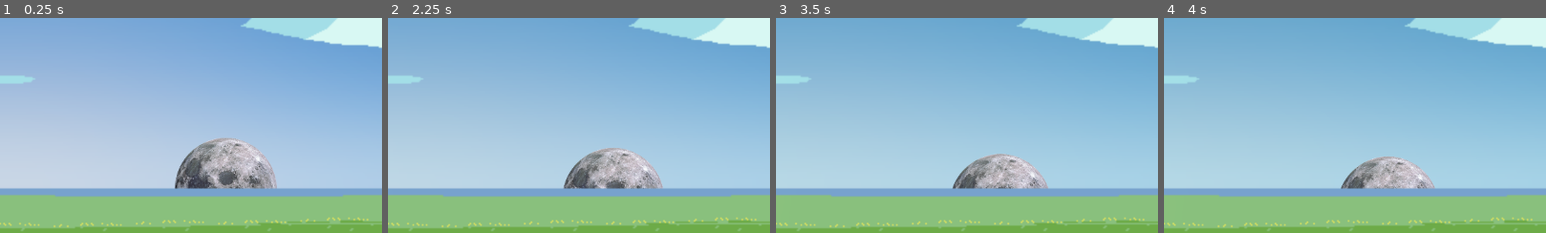
Above: before the commit, frames 1-4 (left to right).
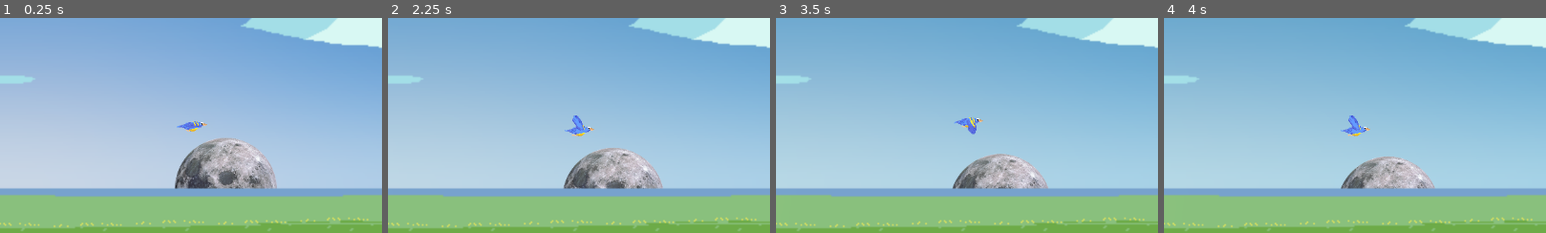
Above: after the commit, the same moments.

Repository: Wavesonics/BabyGame
Game: Godot game, scene res://main.tscn
Two runs of this game, one before a commit and one after it. Both use one fixed random seed, a clock stepped at 60 frames per second and the inputs below.
Inputs:
- Up to frame 1 (0.25 s): no input
- Up to frame 2 (2.25 s): no input
- Up to frame 3 (3.5 s): no input
- Up to frame 4 (4 s): no input
The pictures show only the part of the screen within x 46-96%, y 22-72%; the shares and areas given below are measured in that part.

The runs differ from the first frame. In frame 1, 0.2% of the frame differs, in the area x 46-55%, y 48-53%; in frame 2, 0.3%, in the area x 46-54%, y 45-56%; in frame 3, 0.3%; in frame 4, 0.3%.

Commit message:
Added a bird!

Diff:
--- /dev/null
+++ b/entities/bird/Bird.gd
@@ -0,0 +1,43 @@
+extends CharacterBody2D
+
+@onready
+var sprite: AnimatedSprite2D = $AnimatedSprite2D
+@onready
+var chirp: AudioStreamPlayer2D = $AudioStreamPlayer2D
+
+const speed := 1000
+const dead_zone := 0.1
+var is_vibrating := false
+
+func _process(delta):
+	var x = Input.get_joy_axis(0, JoyAxis.JOY_AXIS_RIGHT_X)
+	var y = Input.get_joy_axis(0, JoyAxis.JOY_AXIS_RIGHT_Y)
+	var joyVec = Vector2(x, y)
+
+	if joyVec.length() > dead_zone:
+		if not chirp.playing:
+			chirp.play()
+		# Flip the sprite in movement direction
+		if x >= 0:
+			sprite.scale.x = 1
+		else:
+			sprite.scale.x = -1
+
+		start_vibrate()
+		velocity = joyVec * speed
+	else:
+		velocity = Vector2.ZERO
+		chirp.stop()
+		stop_vibrate()
+
+	move_and_slide()
+
+func start_vibrate():
+	if not is_vibrating:
+		Input.start_joy_vibration(0, 0.5, 0, 0)
+		is_vibrating = true
+
+func stop_vibrate():
+	if is_vibrating:
+		Input.stop_joy_vibration(0)
+		is_vibrating = false
--- /dev/null
+++ b/entities/bird/Bird.tscn
@@ -0,0 +1,97 @@
+[gd_scene load_steps=15 format=3 uid="uid://b8k250m1utdnn"]
+
+[ext_resource type="Texture2D" uid="uid://cpegitr1e4whs" path="res://entities/bird/bird.png" id="1_gn13i"]
+[ext_resource type="Script" path="res://entities/bird/Bird.gd" id="2_cs5qh"]
+[ext_resource type="AudioStream" uid="uid://vytno04r07kd" path="res://entities/bird/chirp.mp3" id="3_tg3hf"]
+
+[sub_resource type="CircleShape2D" id="CircleShape2D_um1hr"]
+radius = 12.0
+
+[sub_resource type="AtlasTexture" id="AtlasTexture_v2b2h"]
+atlas = ExtResource("1_gn13i")
+region = Rect2(0, 192, 48, 32)
+
+[sub_resource type="AtlasTexture" id="AtlasTexture_micql"]
+atlas = ExtResource("1_gn13i")
+region = Rect2(48, 192, 48, 32)
+
+[sub_resource type="AtlasTexture" id="AtlasTexture_1ppan"]
+atlas = ExtResource("1_gn13i")
+region = Rect2(96, 192, 48, 32)
+
+[sub_resource type="AtlasTexture" id="AtlasTexture_7vyrk"]
+atlas = ExtResource("1_gn13i")
+region = Rect2(144, 192, 48, 32)
+
+[sub_resource type="AtlasTexture" id="AtlasTexture_mlcn0"]
+atlas = ExtResource("1_gn13i")
+region = Rect2(192, 192, 48, 32)
+
+[sub_resource type="AtlasTexture" id="AtlasTexture_k2uoj"]
+atlas = ExtResource("1_gn13i")
+region = Rect2(240, 192, 48, 32)
+
+[sub_resource type="AtlasTexture" id="AtlasTexture_wpr46"]
+atlas = ExtResource("1_gn13i")
+region = Rect2(288, 192, 48, 32)
+
+[sub_resource type="AtlasTexture" id="AtlasTexture_i1tui"]
+atlas = ExtResource("1_gn13i")
+region = Rect2(336, 192, 48, 32)
+
+[sub_resource type="AtlasTexture" id="AtlasTexture_41swh"]
+atlas = ExtResource("1_gn13i")
+region = Rect2(384, 192, 48, 32)
+
+[sub_resource type="SpriteFrames" id="SpriteFrames_jc00w"]
+animations = [{
+"frames": [{
+"duration": 1.0,
+"texture": SubResource("AtlasTexture_v2b2h")
+}, {
+"duration": 1.0,
+"texture": SubResource("AtlasTexture_micql")
+}, {
+"duration": 1.0,
+"texture": SubResource("AtlasTexture_1ppan")
+}, {
+"duration": 1.0,
+"texture": SubResource("AtlasTexture_7vyrk")
+}, {
+"duration": 1.0,
+"texture": SubResource("AtlasTexture_mlcn0")
+}, {
+"duration": 1.0,
+"texture": SubResource("AtlasTexture_k2uoj")
+}, {
+"duration": 1.0,
+"texture": SubResource("AtlasTexture_wpr46")
+}, {
+"duration": 1.0,
+"texture": SubResource("AtlasTexture_i1tui")
+}, {
+"duration": 1.0,
+"texture": SubResource("AtlasTexture_41swh")
+}],
+"loop": true,
+"name": &"flying",
+"speed": 5.0
+}]
+
+[node name="Bird" type="CharacterBody2D"]
+slide_on_ceiling = false
+floor_stop_on_slope = false
+platform_wall_layers = 1
+script = ExtResource("2_cs5qh")
+
+[node name="Shape" type="CollisionShape2D" parent="."]
+shape = SubResource("CircleShape2D_um1hr")
+
+[node name="AnimatedSprite2D" type="AnimatedSprite2D" parent="."]
+sprite_frames = SubResource("SpriteFrames_jc00w")
+animation = &"flying"
+autoplay = "flying"
+frame_progress = 0.502913
+
+[node name="AudioStreamPlayer2D" type="AudioStreamPlayer2D" parent="."]
+stream = ExtResource("3_tg3hf")
--- a/entities/popupEntity/PopupEntity.gd
+++ b/entities/popupEntity/PopupEntity.gd
@@ -27,3 +27,7 @@
 			animPlayer.play("popdown")
 		else:
 			animPlayer.play("popup")
+
+func vibrate():
+	Input.vibrate_handheld()
+	Input.start_joy_vibration(0, 1, 1, 0.25)
--- a/entities/popupEntity/PopupEntity.tscn
+++ b/entities/popupEntity/PopupEntity.tscn
@@ -1,36 +1,6 @@
 [gd_scene load_steps=5 format=3 uid="uid://c86gfb4oawvf0"]
 
 [ext_resource type="Script" path="res://entities/popupEntity/PopupEntity.gd" id="1_x6ppc"]
-
-[sub_resource type="Animation" id="Animation_xufpb"]
-resource_name = "popup"
-length = 0.5
-tracks/0/type = "value"
-tracks/0/imported = false
-tracks/0/enabled = true
-tracks/0/path = NodePath(".:scale")
-tracks/0/interp = 1
-tracks/0/loop_wrap = true
-tracks/0/keys = {
-"times": PackedFloat32Array(0, 0.2, 0.3),
-"transitions": PackedFloat32Array(1, 1, 1),
-"update": 0,
-"values": [Vector2(1, 0), Vector2(1, 1.25), Vector2(1, 1)]
-}
-tracks/1/type = "method"
-tracks/1/imported = false
-tracks/1/enabled = true
-tracks/1/path = NodePath(".")
-tracks/1/interp = 1
-tracks/1/loop_wrap = true
-tracks/1/keys = {
-"times": PackedFloat32Array(0),
-"transitions": PackedFloat32Array(1),
-"values": [{
-"args": [],
-"method": &"show"
-}]
-}
 
 [sub_resource type="Animation" id="Animation_k5aco"]
 resource_name = "popdown"
@@ -62,6 +32,39 @@
 }]
 }
 
+[sub_resource type="Animation" id="Animation_xufpb"]
+resource_name = "popup"
+length = 0.5
+tracks/0/type = "value"
+tracks/0/imported = false
+tracks/0/enabled = true
+tracks/0/path = NodePath(".:scale")
+tracks/0/interp = 1
+tracks/0/loop_wrap = true
+tracks/0/keys = {
+"times": PackedFloat32Array(0, 0.2, 0.3),
+"transitions": PackedFloat32Array(1, 1, 1),
+"update": 0,
+"values": [Vector2(1, 0), Vector2(1, 1.25), Vector2(1, 1)]
+}
+tracks/1/type = "method"
+tracks/1/imported = false
+tracks/1/enabled = true
+tracks/1/path = NodePath(".")
+tracks/1/interp = 1
+tracks/1/loop_wrap = true
+tracks/1/keys = {
+"times": PackedFloat32Array(0, 0.1),
+"transitions": PackedFloat32Array(1, 1),
+"values": [{
+"args": [],
+"method": &"show"
+}, {
+"args": [],
+"method": &"vibrate"
+}]
+}
+
 [sub_resource type="AnimationLibrary" id="AnimationLibrary_4s2jd"]
 _data = {
 "popdown": SubResource("Animation_k5aco"),
@@ -69,7 +72,6 @@
 }
 
 [node name="PopupEntity" type="Sprite2D"]
-scale = Vector2(1, 1e-05)
 script = ExtResource("1_x6ppc")
 
 [node name="SoundEffect" type="AudioStreamPlayer2D" parent="."]
--- a/main.tscn
+++ b/main.tscn
@@ -24,6 +24,7 @@
 [ext_resource type="PackedScene" uid="uid://q7vry04rtsqc" path="res://entities/digger/Digger.tscn" id="18_f3vjt"]
 [ext_resource type="PackedScene" uid="uid://dfhl5hr32cygu" path="res://entities/stormcloud/StormCloud.tscn" id="24_4l2w0"]
 [ext_resource type="Texture2D" uid="uid://17ckuce3u73x" path="res://assets/firefly.png" id="24_leo13"]
+[ext_resource type="PackedScene" uid="uid://b8k250m1utdnn" path="res://entities/bird/Bird.tscn" id="25_i8a1e"]
 
 [sub_resource type="ShaderMaterial" id="ShaderMaterial_hpdj5"]
 resource_local_to_scene = true
@@ -47,6 +48,14 @@
 [sub_resource type="Gradient" id="Gradient_tuvj8"]
 offsets = PackedFloat32Array(0, 0.473333, 1)
 colors = PackedColorArray(1, 1, 1, 0, 1, 1, 1, 1, 1, 1, 1, 0)
+
+[sub_resource type="PhysicsMaterial" id="PhysicsMaterial_oa135"]
+
+[sub_resource type="RectangleShape2D" id="RectangleShape2D_c0fq4"]
+size = Vector2(20, 657)
+
+[sub_resource type="RectangleShape2D" id="RectangleShape2D_nd2cf"]
+size = Vector2(1170, 14.75)
 
 [node name="Main" type="Node2D"]
 
@@ -168,5 +177,40 @@
 color = Color(1, 1, 0.054902, 1)
 color_ramp = SubResource("Gradient_tuvj8")
 
+[node name="Bird" parent="Background" instance=ExtResource("25_i8a1e")]
+position = Vector2(821, 304)
+
 [node name="CanvasModulate" type="CanvasModulate" parent="."]
 color = Color(0.113725, 0.156863, 0.384314, 1)
+
+[node name="Walls" type="Node2D" parent="."]
+
+[node name="WallLeft" type="StaticBody2D" parent="Walls"]
+physics_material_override = SubResource("PhysicsMaterial_oa135")
+
+[node name="CollisionShape2D" type="CollisionShape2D" parent="Walls/WallLeft"]
+position = Vector2(0, 318.5)
+shape = SubResource("RectangleShape2D_c0fq4")
+
+[node name="WallTop" type="StaticBody2D" parent="Walls"]
+position = Vector2(566, 7)
+physics_material_override = SubResource("PhysicsMaterial_oa135")
+
+[node name="CollisionShape2D" type="CollisionShape2D" parent="Walls/WallTop"]
+shape = SubResource("RectangleShape2D_nd2cf")
+
+[node name="WallRight" type="StaticBody2D" parent="Walls"]
+position = Vector2(1153, 0)
+physics_material_override = SubResource("PhysicsMaterial_oa135")
+
+[node name="CollisionShape2D" type="CollisionShape2D" parent="Walls/WallRight"]
+position = Vector2(0, 318.5)
+shape = SubResource("RectangleShape2D_c0fq4")
+
+[node name="WallBottom" type="StaticBody2D" parent="Walls"]
+position = Vector2(580, 652)
+physics_material_override = SubResource("PhysicsMaterial_oa135")
+
+[node name="CollisionShape2D" type="CollisionShape2D" parent="Walls/WallBottom"]
+position = Vector2(0, -9.375)
+shape = SubResource("RectangleShape2D_nd2cf")
Binary file added: entities/bird/bird.png
Not shown, added: entities/bird/bird.png.import
Not shown, added: entities/bird/chirp.mp3.import
Not shown, changed: export_presets.cfg
Not shown: 1 places in main.tscn that only renumber resources
Not shown, changed: .github/workflows/github_to_itch.yml
Not shown, added: entities/bird/chirp.mp3
